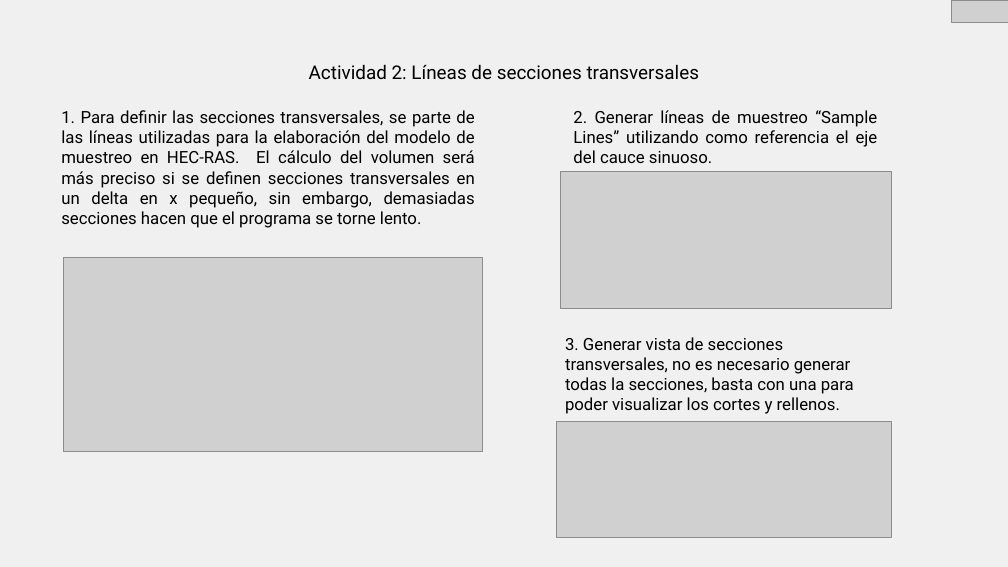
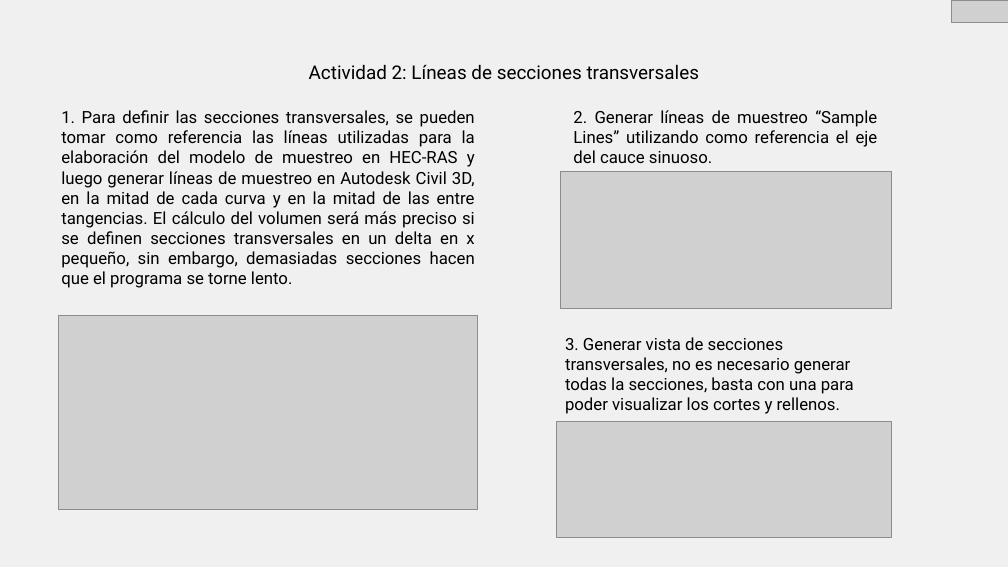
Before and after one commit to rcfdtools/R.HCMC, a slide deck: slide 5 of activity/M02A08/M02A08.pptx. Drawn at 1008x567 pixels with LibreOffice and Linux fonts; fonts in the diff are those of the drawing; grey boxes stand for pictures. Boxes give left, top, right and bottom in pixels: in the first picture for what was removed or moved away, otherwise in the second. Text is boxed around its words. In the diff, an @@ line names an element or a change of style, - is before the commit and + after.

```diff
--- a/activity/M02A08/M02A08.pptx
+++ b/activity/M02A08/M02A08.pptx
@@ text at box(61, 110, 475, 288): text changed @@
-1. Para definir las secciones transversales, se parte de las líneas utilizadas para la elaboración del modelo de muestreo en HEC-RAS. El cálculo del volumen será más preciso si se definen secciones transversales en un delta en x pequeño, sin embargo, demasiadas secciones hacen que el programa se torne lento.
+1. Para definir las secciones transversales, se pueden tomar como referencia las líneas utilizadas para la elaboración del modelo de muestreo en HEC-RAS y luego generar líneas de muestreo en Autodesk Civil 3D, en la mitad de cada curva y en la mitad de las entre tangencias. El cálculo del volumen será más preciso si se definen secciones transversales en un delta en x pequeño, sin embargo, demasiadas secciones hacen que el programa se torne lento.
@@ picture: place and size @@
-picture at box(64, 258, 482, 451)
+picture at box(59, 315, 478, 509)
```
Also in this commit, not shown: 8 other files.
